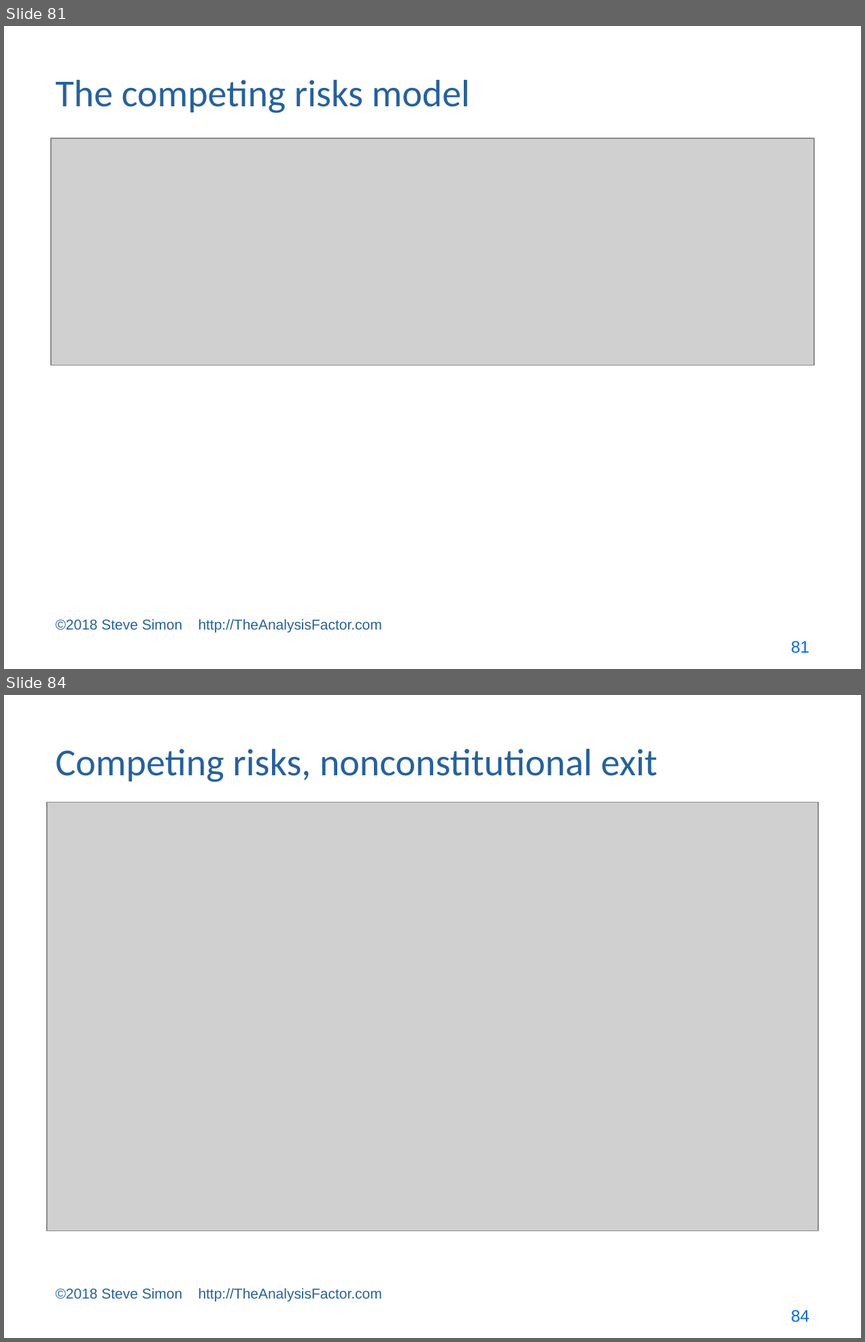
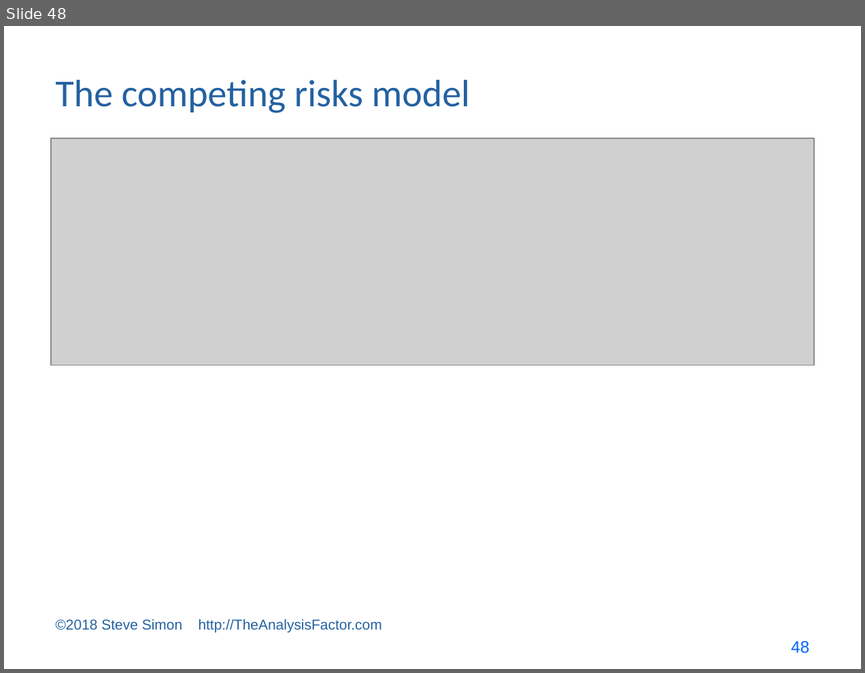
Before and after one commit to pmean/survival-models, a slide deck: bin/cosa lecture.pptx. Shown one above the other, each under a label of ours: slides 81 and 84 before the commit, slide 48 after it; the slides between them are not shown. The pictures are 865x1342 and 865x673 pixels, drawn with LibreOffice and Linux fonts; fonts in the diff are those of the drawing; grey boxes stand for pictures. Boxes give left, top, right and bottom in pixels: in the first picture for what was removed or moved away, otherwise in the second. Text is boxed around its words. In the diff, an @@ line names an element or a change of style, - is before the commit and + after.

```diff
--- a/bin/cosa lecture.pptx
+++ b/bin/cosa lecture.pptx
@@ slide 84 removed at box(4, 695, 861, 1338), background #FFFFFF @@
@@ title removed at box(56, 749, 657, 782) @@
-Competing risks, nonconstitutional exit
@@ picture removed at box(47, 802, 818, 1231) @@
@@ text removed at box(56, 1287, 382, 1302) @@
-©2018 Steve Simon http://TheAnalysisFactor.com
@@ page number removed at box(791, 1310, 809, 1322) @@
-84
@@ what was slide 81 is now slide 48 @@
@@ page number at box(791, 641, 809, 653): text changed @@
-81
+48
```
Also in this commit, not shown: 4 slides changed, 37 other slides removed, 5 other files.
